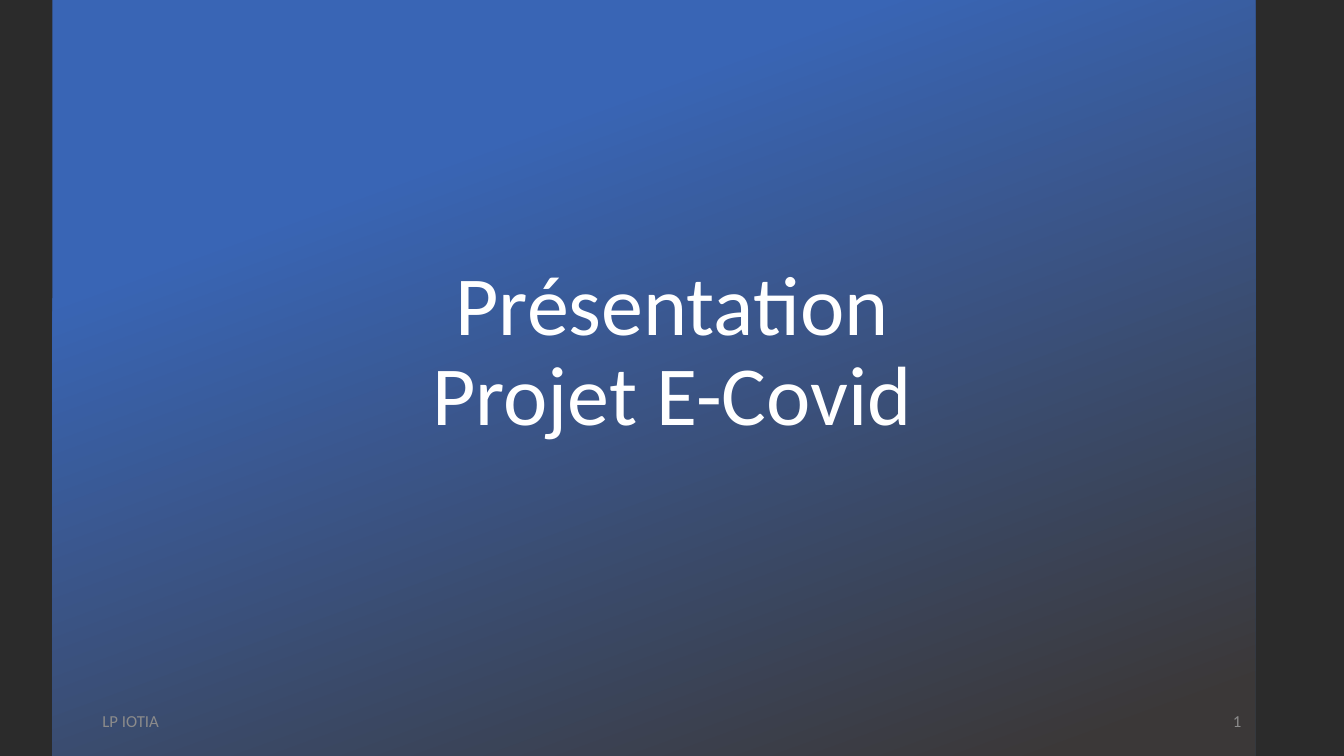
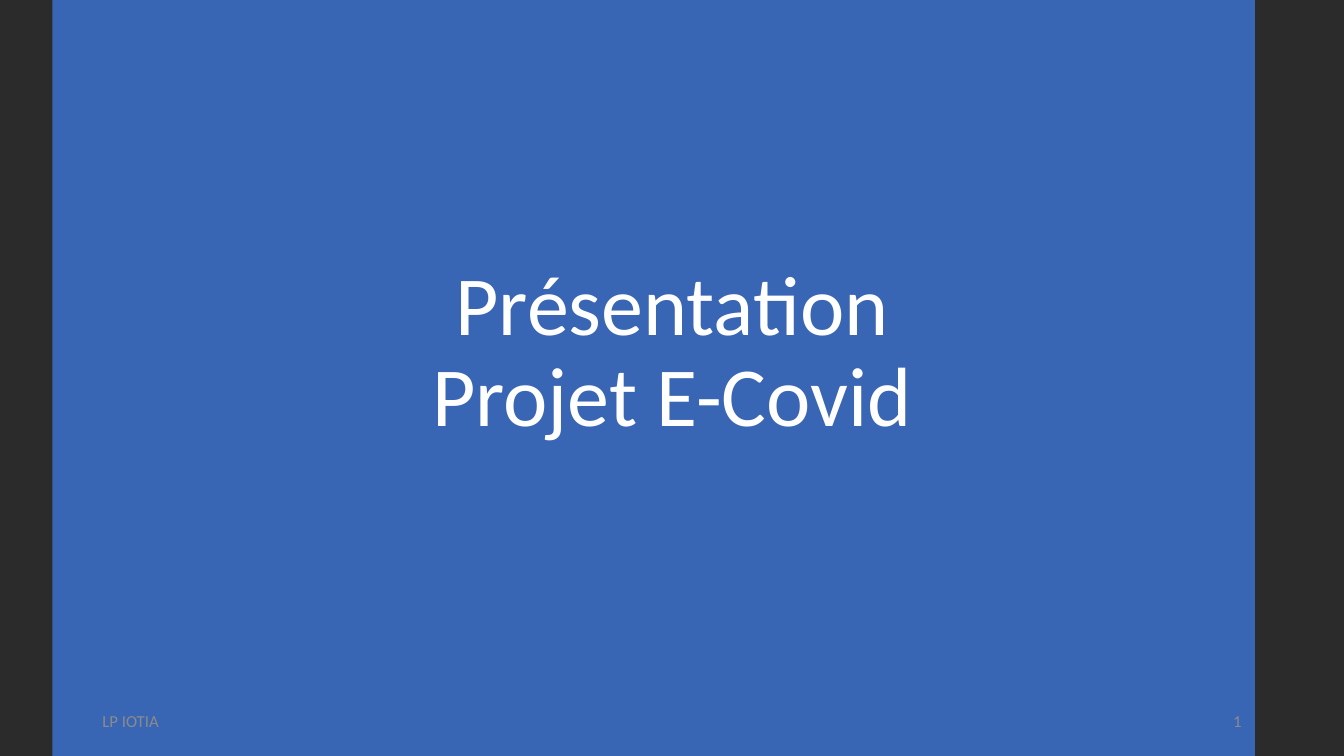
Before and after one commit to LENSAlex/ProjetIotia, a slide deck: slide 1 of Diapo_commun/PresentationCommune.pptx. Drawn at 1344x756 pixels with LibreOffice and Linux fonts; fonts in the diff are those of the drawing; background and template pictures are left out; a plain dark background stands for a picture behind light text. Boxes give left, top, right and bottom in pixels: in the first picture for what was removed or moved away, otherwise in the second. Text is boxed around its words. In the diff, an @@ line names an element or a change of style, - is before the commit and + after.

```diff
--- a/Diapo_commun/PresentationCommune.pptx
+++ b/Diapo_commun/PresentationCommune.pptx
@@ rectangle at (52,0,1255,756): fill gradient #3965B5 to #3B3838 to #3965B5 @@
@@ text "LP IOTIA" at (102,716,159,727): text colour #8C8C8C to #8B8B8B @@
@@ page number at (1233,716,1241,727): text colour #8C8C8C to #8B8B8B @@
```
Also in this commit, not shown: 13 other slides changed, 1 slide removed.
